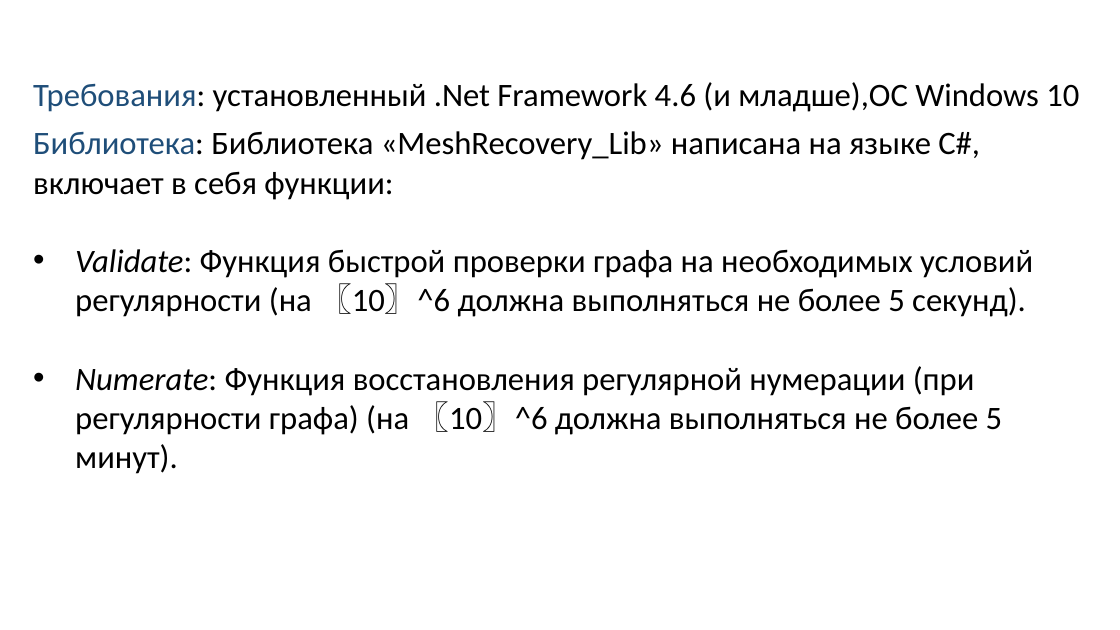
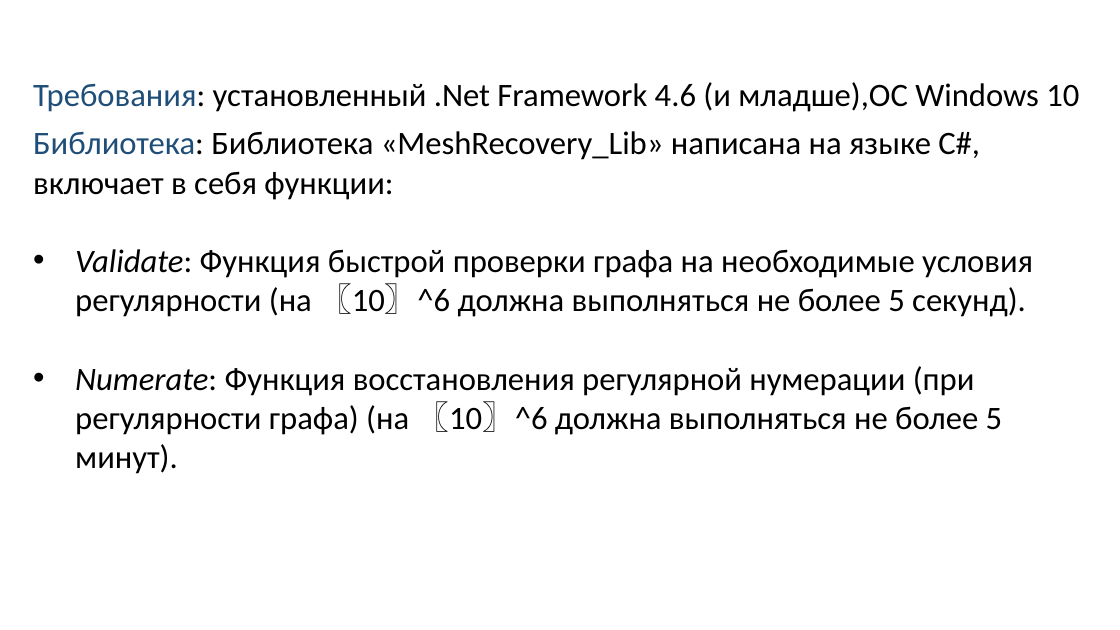
Before and after one commit to Linserous/NumericalGridGeneration, a slide deck: slide 41 of docs/Презентация v0.8.1.pptx. Drawn at 1120x630 pixels with LibreOffice and Linux fonts; fonts in the diff are those of the drawing. Boxes give left, top, right and bottom in pixels: in the first picture for what was removed or moved away, otherwise in the second. Text is boxed around its words. In the diff, an @@ line names an element or a change of style, - is before the commit and + after.

```diff
--- a/docs/Презентация v0.8.1.pptx
+++ b/docs/Презентация v0.8.1.pptx
@@ text at (75, 249, 1033, 317): text changed @@
-• Validate: Функция быстрой проверки графа на необходимых условий регулярности (на 〖10〗^6 должна выполняться не более 5 секунд).
+• Validate: Функция быстрой проверки графа на необходимые условия регулярности (на 〖10〗^6 должна выполняться не более 5 секунд).
```
Also in this commit, not shown: 4 other slides changed.
